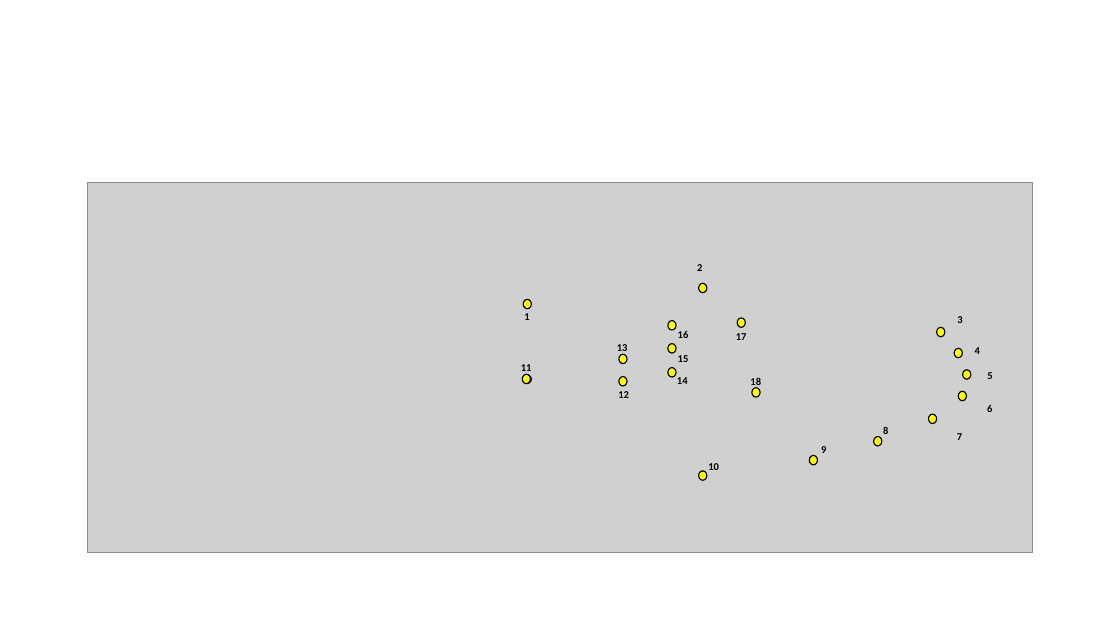
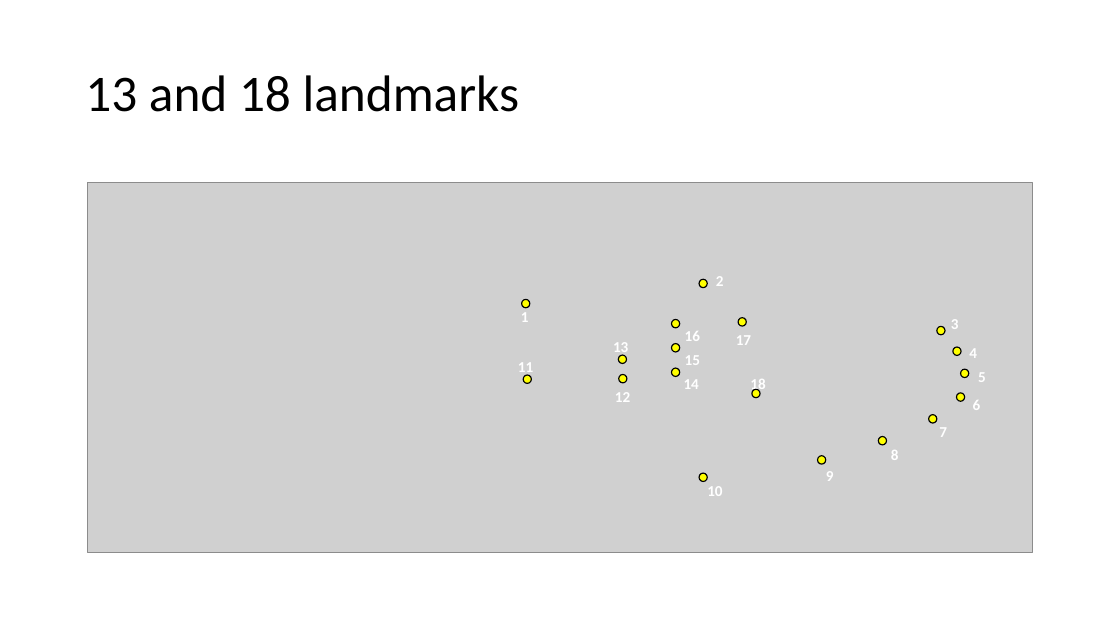
Before and after one commit to Virchu/wingproj, a slide deck: slide 5 of Wing figures and images/Wing images.pptx (slide 3 before the commit). Drawn at 1120x630 pixels with LibreOffice and Linux fonts; fonts in the diff are those of the drawing; grey boxes stand for pictures. Boxes give left, top, right and bottom in pixels: in the first picture for what was removed or moved away, otherwise in the second. Text is boxed around its words. In the diff, an @@ line names an element or a change of style, - is before the commit and + after.

Commit message:
New wing landmarks images for ppt

```diff
--- a/Wing figures and images/Wing images.pptx
+++ b/Wing figures and images/Wing images.pptx
@@ title added at (x1=85, y1=75, x2=520, y2=112), 44 pt, text #000000 @@
+13 and 18 landmarks
@@ text "2" moved from (x1=697, y1=264, x2=702, y2=271) to (x1=716, y1=276, x2=724, y2=286) @@
@@ ellipse moved from (x1=699, y1=283, x2=707, y2=292) to (x1=699, y1=279, x2=707, y2=287) @@
@@ 4 ellipses moved together from (x1=668, y1=321, x2=882, y2=446) to (x1=671, y1=319, x2=887, y2=445) @@
@@ text "14" moved from (x1=677, y1=377, x2=688, y2=384) to (x1=684, y1=380, x2=699, y2=389) @@
@@ text "5" moved from (x1=987, y1=372, x2=992, y2=379) to (x1=978, y1=373, x2=986, y2=382) @@
@@ text "7" moved from (x1=957, y1=433, x2=962, y2=440) to (x1=939, y1=428, x2=947, y2=437) @@
@@ text "6" moved from (x1=987, y1=405, x2=992, y2=412) to (x1=973, y1=400, x2=981, y2=410) @@
@@ size 9 to 13 pt, text colour #000000 to #FFFFFF in 18 elements at (x1=521, y1=313, x2=529, y2=322), (x1=518, y1=363, x2=533, y2=377), (x1=613, y1=342, x2=628, y2=357), (x1=736, y1=336, x2=751, y2=345), (x1=750, y1=379, x2=765, y2=394), (x1=685, y1=356, x2=700, y2=365), (x1=685, y1=331, x2=700, y2=341), (x1=615, y1=392, x2=630, y2=402), (x1=969, y1=349, x2=977, y2=358), (x1=978, y1=373, x2=986, y2=382), (x1=951, y1=319, x2=959, y2=329), (x1=684, y1=380, x2=699, y2=389), (x1=973, y1=400, x2=981, y2=410), (x1=939, y1=428, x2=947, y2=437), (x1=716, y1=276, x2=724, y2=286), (x1=707, y1=486, x2=722, y2=496), (x1=826, y1=471, x2=834, y2=481), (x1=891, y1=450, x2=899, y2=460) @@
@@ text "8" moved from (x1=883, y1=427, x2=888, y2=434) to (x1=891, y1=450, x2=899, y2=460) @@
@@ text "10" moved from (x1=708, y1=463, x2=719, y2=470) to (x1=707, y1=486, x2=722, y2=496) @@
@@ text "9" moved from (x1=821, y1=446, x2=826, y2=453) to (x1=826, y1=471, x2=834, y2=481) @@
@@ ellipse moved from (x1=809, y1=455, x2=818, y2=465) to (x1=818, y1=456, x2=826, y2=465) @@
```
Also in this commit, not shown: 1 other slide changed, 2 slides added, 2 other files.
